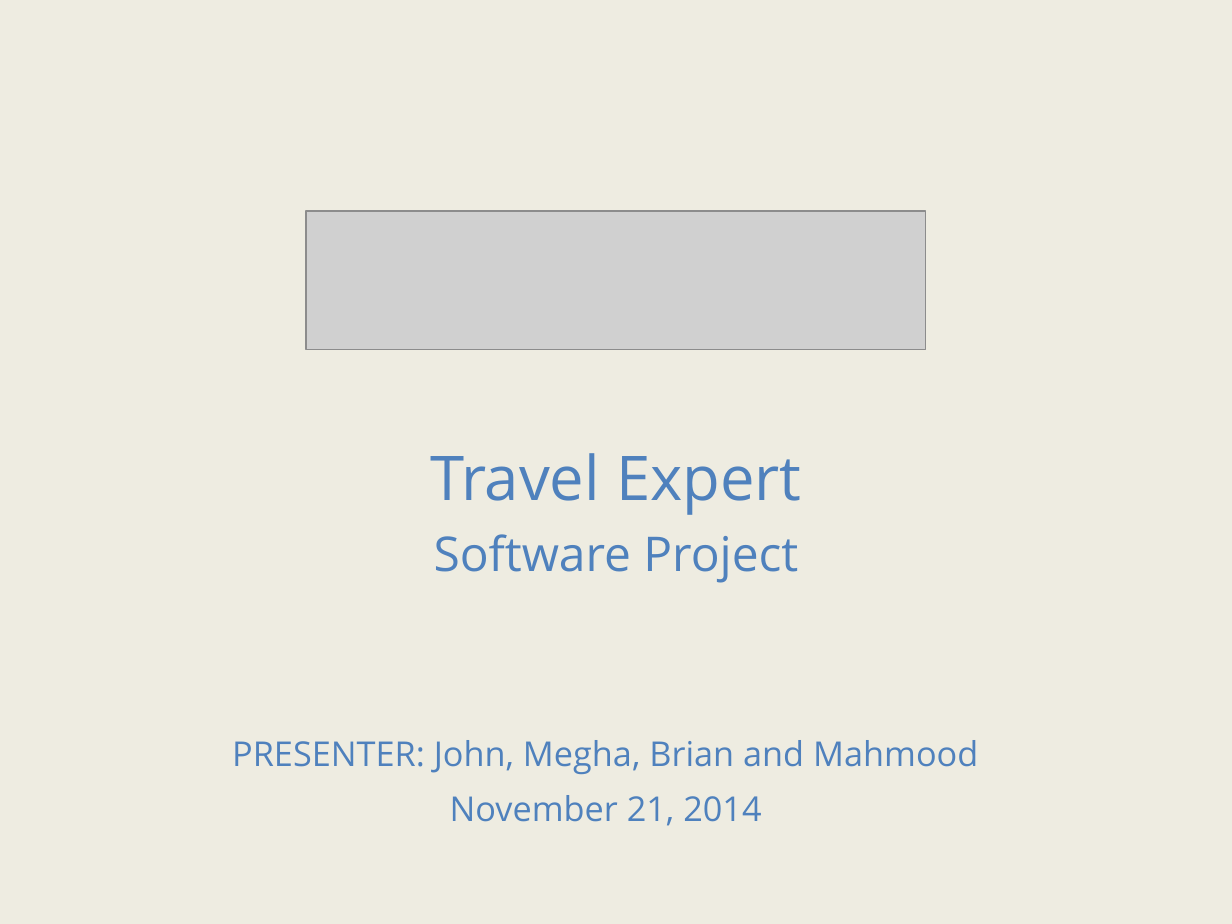
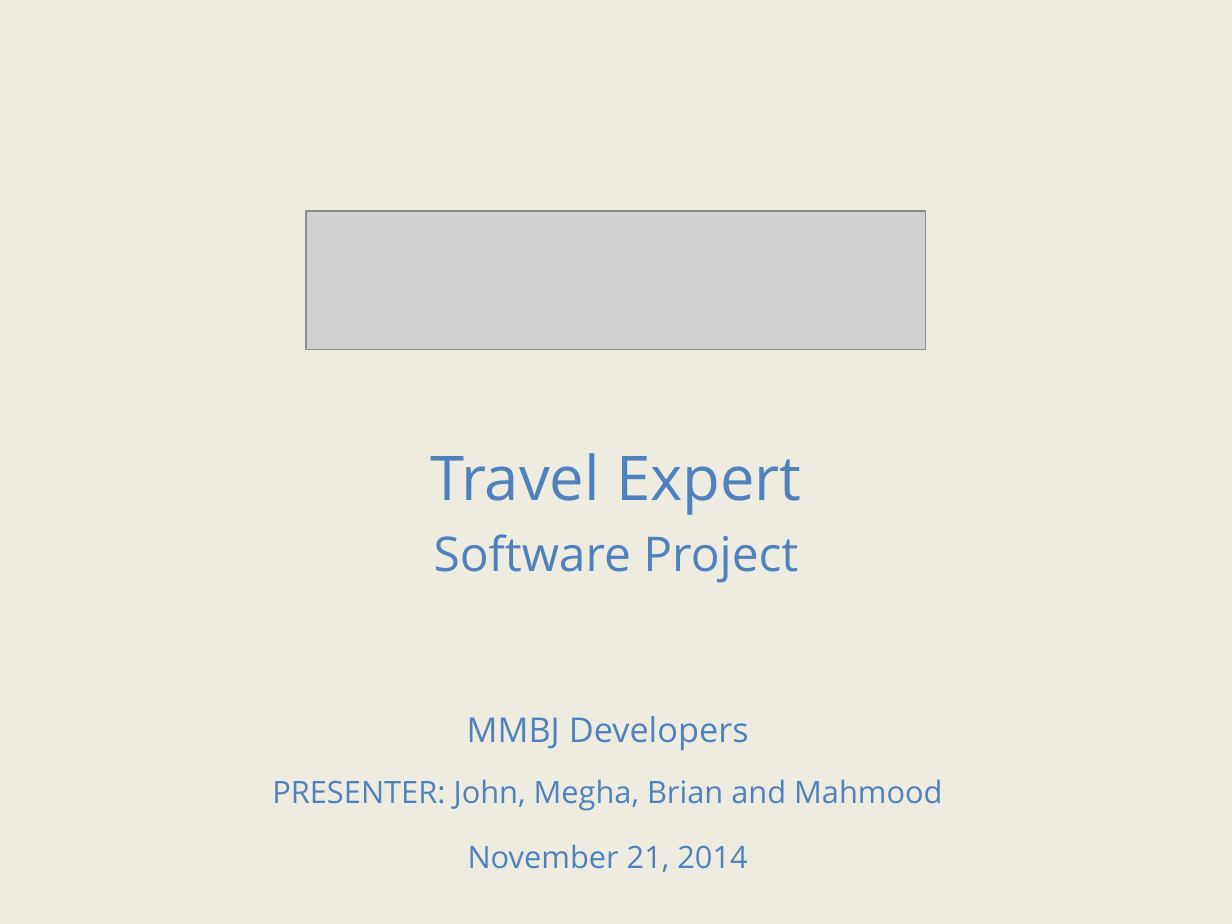
Before and after one commit to jvector-solutions/SAIT-OOSD-Team5, a slide deck: slide 1 of presentation/Travel expert presentation_Group5-John-Megha-Brian-Mahmood.pptx. Drawn at 1232x924 pixels with LibreOffice and Linux fonts; fonts in the diff are those of the drawing; grey boxes stand for pictures; background and template pictures are left out. Boxes give left, top, right and bottom in pixels: in the first picture for what was removed or moved away, otherwise in the second. Text is boxed around its words. In the diff, an @@ line names an element or a change of style, - is before the commit and + after.

```diff
--- a/presentation/Travel expert presentation_Group5-John-Megha-Brian-Mahmood.pptx
+++ b/presentation/Travel expert presentation_Group5-John-Megha-Brian-Mahmood.pptx
@@ text added at (467,716,749,750), 20 pt, text #4F81BD @@
+MMBJ Developers
@@ text "PRESENTER: John, Megha, Brian and ...": place and size @@
-text "PRESENTER: John, Megha, Brian and ..." at (232,740,978,774)
+text "PRESENTER: John, Megha, Brian and ..." at (272,779,942,811)
@@ text "PRESENTER: John, Megha, Brian and ..." at (272,779,942,811): size 20 to 18 pt @@
@@ text "November 21, 2014" at (468,844,747,872): size 20 to 18 pt @@
@@ text "November 21, 2014": place and size @@
-text "November 21, 2014" at (450,795,761,826)
+text "November 21, 2014" at (468,844,747,872)
```
Also in this commit, not shown: 7 other slides changed, 3 slides added, 3 slides removed.
